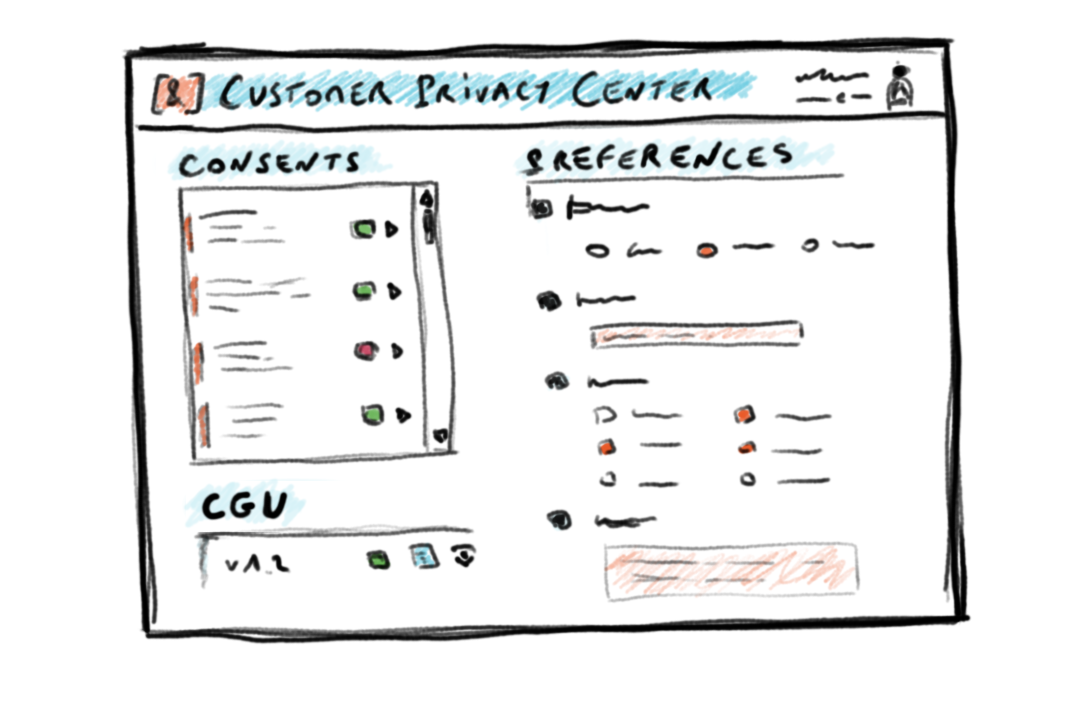
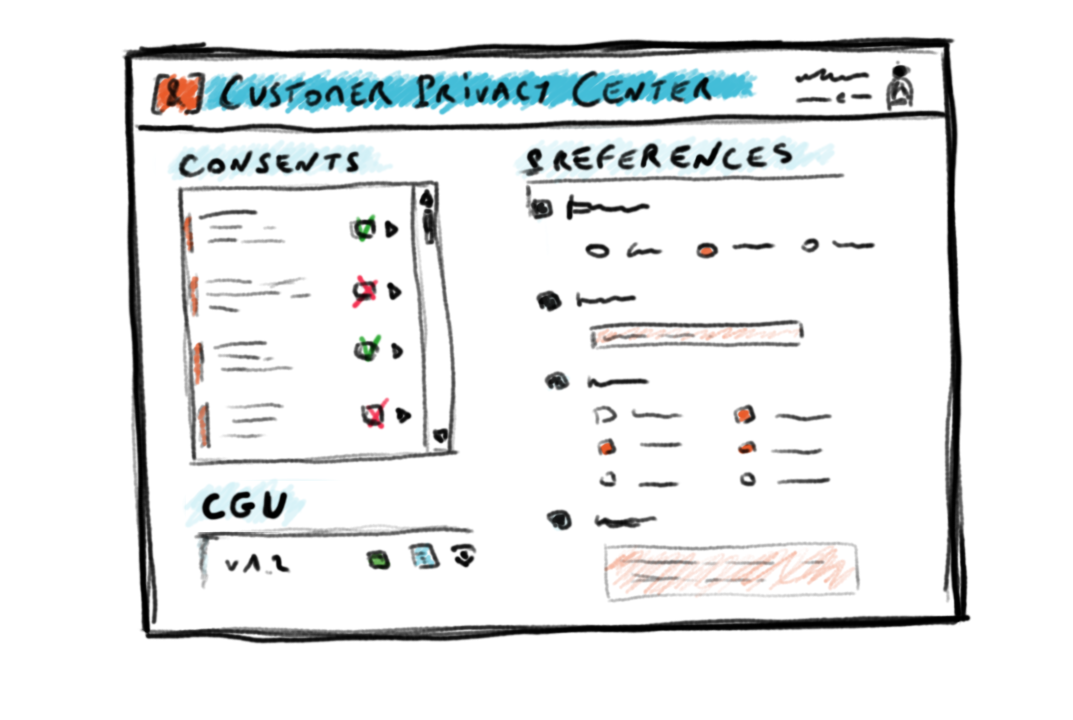
The second 1073×720 image is a revision of the first. Changes to its layers:
painted on "Calque 2" over [155, 69, 758, 431]
